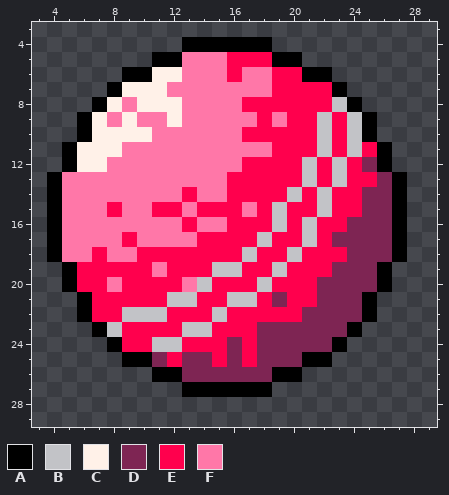
Pixel-art file -- src/sprites/field.aseprite. The picture above was drawn from the file before the commit.
32x32 pixels, 1 frame. Shown: x 3..29, y 3..29.
Palette (. is transparent): A #000000  B #c2c3c7  C #fff1e8  D #7e2553  E #ff004d  F #ff77a8
Pixels before, first column x 4:
 4 .........AAAAAA.........
 5 .......AAFFFEEEAA.......
 6 .....AACCFFFEFFEEAA.....
 7 ....ACCCFFFFFFFEEEEA....
 8 ...ACFCCCFFFFEEEEEEBA...
 9 ..ACFCFFCFFFFFEFEEBEBA..
10 ..ACCCCFFFFFFEEEEEBEBA..
11 .ACCCFFFFFFFFFFEEEBEBEA.
12 .ACCFFFFFFFFFEEEEBEBEDA.
13 AFFFFFFFFFFFEEEEEBEBEEDA
14 AFFFFFFFFEFFEEEEBEBEEDDA
15 AFFFEFFEEFEEEFEBEEBEEDDA
16 AFFFFFFFFEFFEEEBEBEEDDDA
17 AFFFFEFFFFEEEEBEEBEDDDDA
18 AFFEFFEEEEEEEBEEBEEEDDDA
19 .AEEEEEFEEEBBEEBEEEDDDA.
20 .AEEFEEEEFBEEEBEEEDDDDA.
21 ..AEEEEEBBEEBBEDEEDDDA..
22 ..AEEBBBEEEBEEEEEDDDDA..
23 ...ABEEEEBBEEEDDDDDDA...
24 ....AEEBBEEEDEDDDDDA....
25 .....AADEDDEDEDDDAA.....
26 .......AADDDDDDAA.......
27 .........AAAAAA.........
The result:
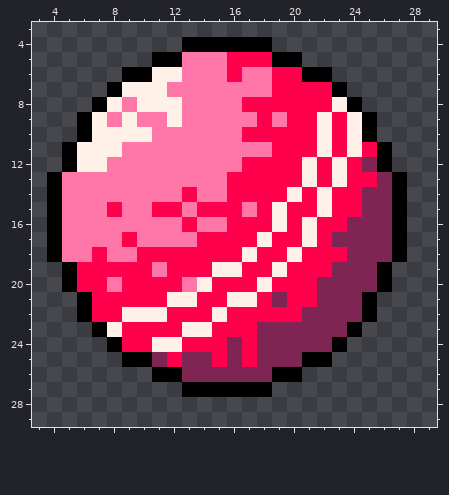
Commit: changed ball seam colour
Change:
y 8: x 23 B -> C
y 9..11: x 22 B -> C; x 24 B -> C
y 12..13: x 21 B -> C; x 23 B -> C
y 14: x 20 B -> C; x 22 B -> C
y 15: x 19 B -> C; x 22 B -> C
y 16: x 19 B -> C; x 21 B -> C
y 17: x 18 B -> C; x 21 B -> C
y 18: x 17 B -> C; x 20 B -> C
y 19: x 15..16 BB -> CC; x 19 B -> C
y 20: x 14 B -> C; x 18 B -> C
y 21: x 12..13 BB -> CC; x 16..17 BB -> CC
y 22: x 9..11 BBB -> CCC; x 15 B -> C
y 23: x 8 B -> C; x 13..14 BB -> CC
y 24: x 11..12 BB -> CC
